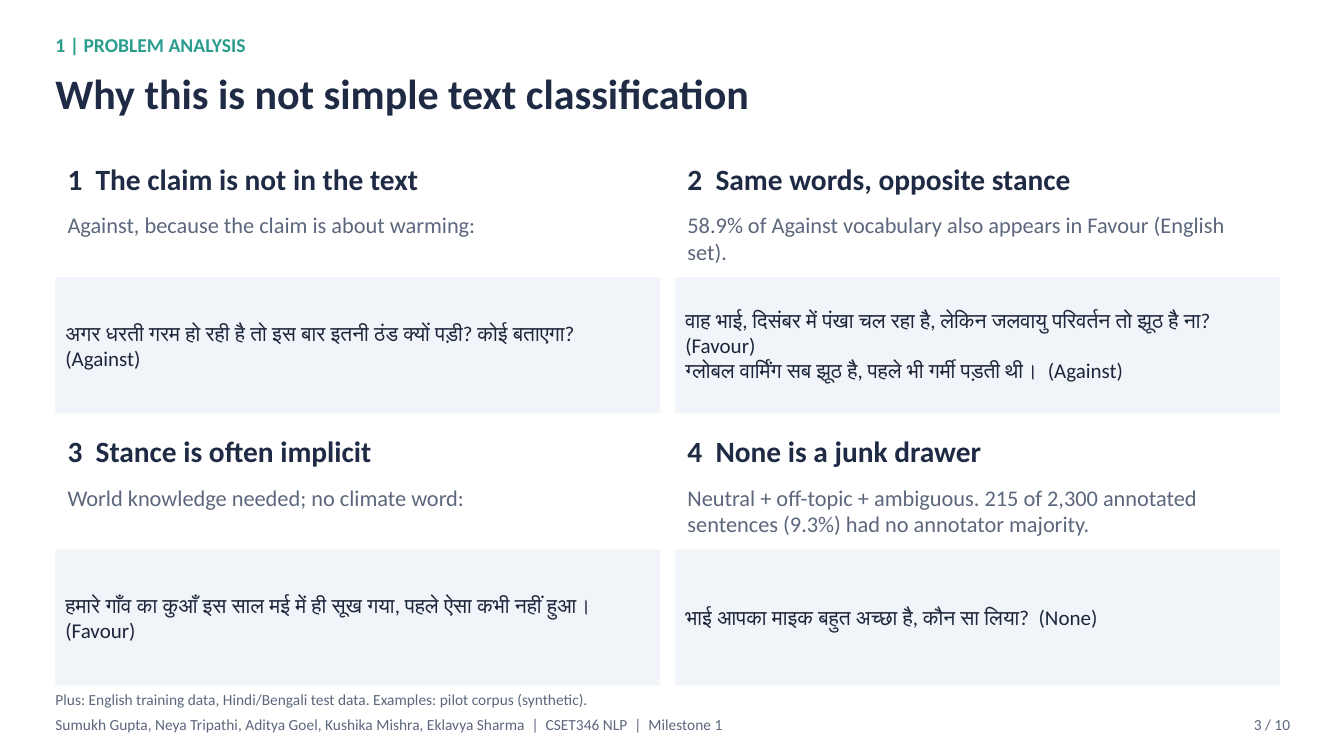
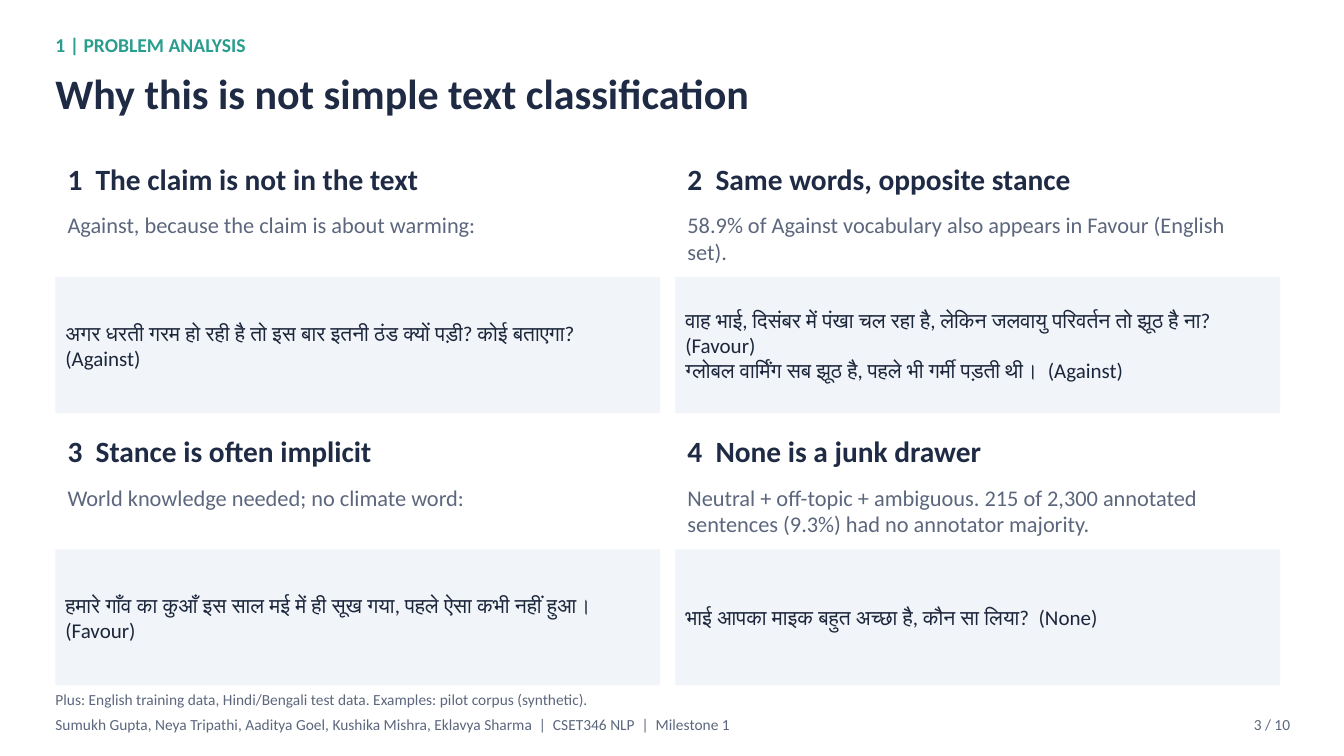
Before and after one commit to sumukh-dgaf/indic-climate-stance, a slide deck: slide 3 of outputs/Milestone1_Sumukh_S24CSEU0570.pptx. Drawn at 1344x756 pixels with LibreOffice and Linux fonts; fonts in the diff are those of the drawing. Boxes give left, top, right and bottom in pixels: in the first picture for what was removed or moved away, otherwise in the second. Text is boxed around its words. In the diff, an @@ line names an element or a change of style, - is before the commit and + after.

```diff
--- a/outputs/Milestone1_Sumukh_S24CSEU0570.pptx
+++ b/outputs/Milestone1_Sumukh_S24CSEU0570.pptx
@@ text at (55, 719, 730, 733): text changed @@
-Sumukh Gupta, Neya Tripathi, Aditya Goel, Kushika Mishra, Eklavya Sharma | CSET346 NLP | Milestone 1
+Sumukh Gupta, Neya Tripathi, Aaditya Goel, Kushika Mishra, Eklavya Sharma | CSET346 NLP | Milestone 1
```
Also in this commit, not shown: 9 other slides changed, 9 other files.
